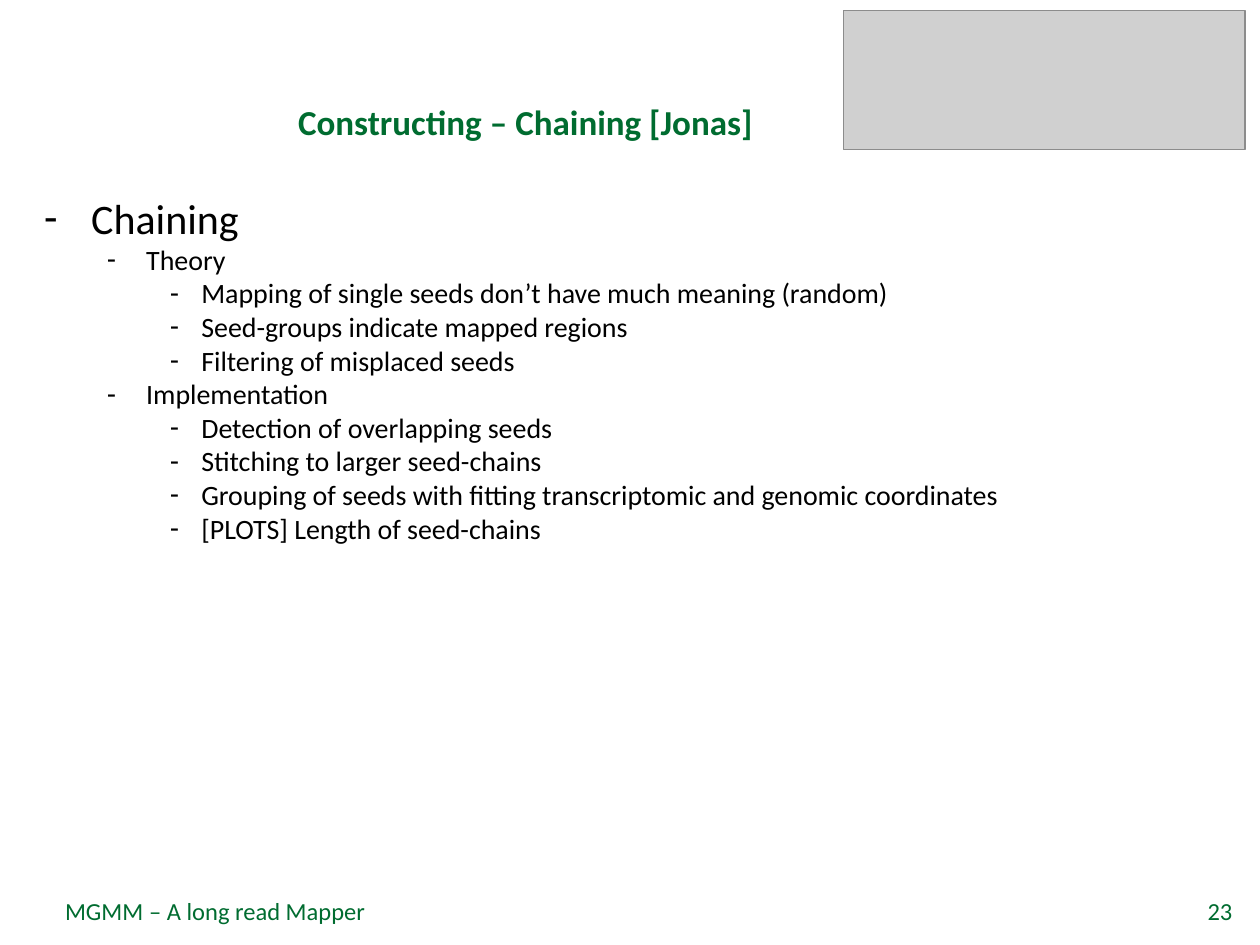
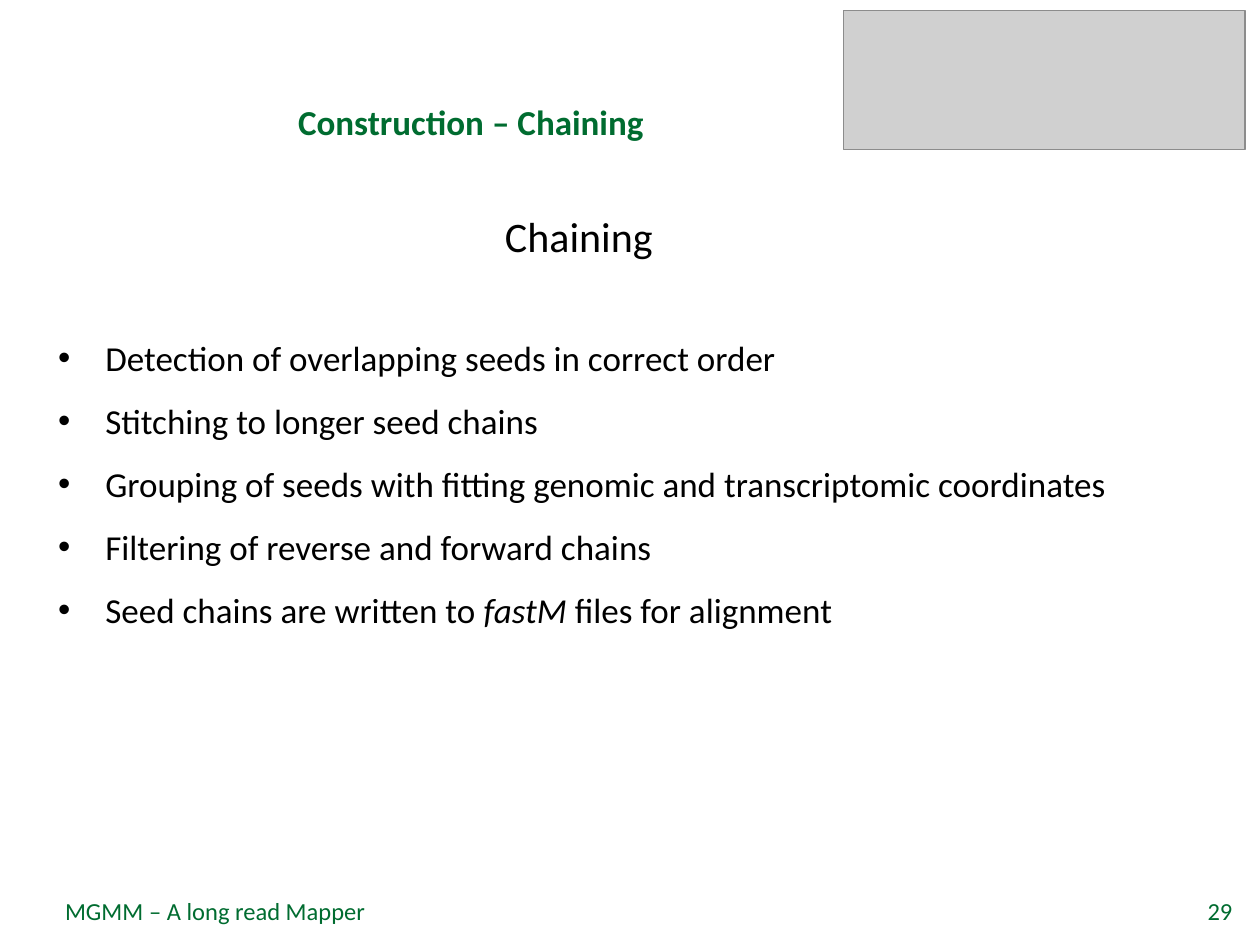
Before and after one commit to rfechtner/minions, a slide deck: slide 29 of Präsentation.pptx (slide 23 before the commit). Drawn at 1260x945 pixels with LibreOffice and Linux fonts; fonts in the diff are those of the drawing; grey boxes stand for pictures; background and template pictures are left out. Boxes give left, top, right and bottom in pixels: in the first picture for what was removed or moved away, otherwise in the second. Text is boxed around its words. In the diff, an @@ line names an element or a change of style, - is before the commit and + after.

```diff
--- a/Präsentation.pptx
+++ b/Präsentation.pptx
@@ title at [298, 110, 643, 141]: text changed @@
-Constructing – Chaining [Jonas]
+Construction – Chaining
@@ text added at [505, 222, 653, 260], 24 pt, text #000000 @@
+Chaining
@@ text at [105, 346, 1105, 629]: text changed; size 16 to 20 pt @@
-– Chaining
-  – Theory
-    – Mapping of single seeds don’t have much meaning (random)
-    – Seed-groups indicate mapped regions
-    – Filtering of misplaced seeds
-  – Implementation
-    – Detection of overlapping seeds
-    – Stitching to larger seed-chains
-    – Grouping of seeds with fitting transcriptomic and genomic coordinates
-    – [PLOTS] Length of seed-chains
+• Detection of overlapping seeds in correct order
+• Stitching to longer seed chains
+• Grouping of seeds with fitting genomic and transcriptomic coordinates
+• Filtering of reverse and forward chains
+• Seed chains are written to fastM files for alignment
@@ page number at [1208, 904, 1233, 920]: text changed @@
-23
+29
```
Also in this commit, not shown: 7 other slides changed, 15 slides added, 1 other file.
